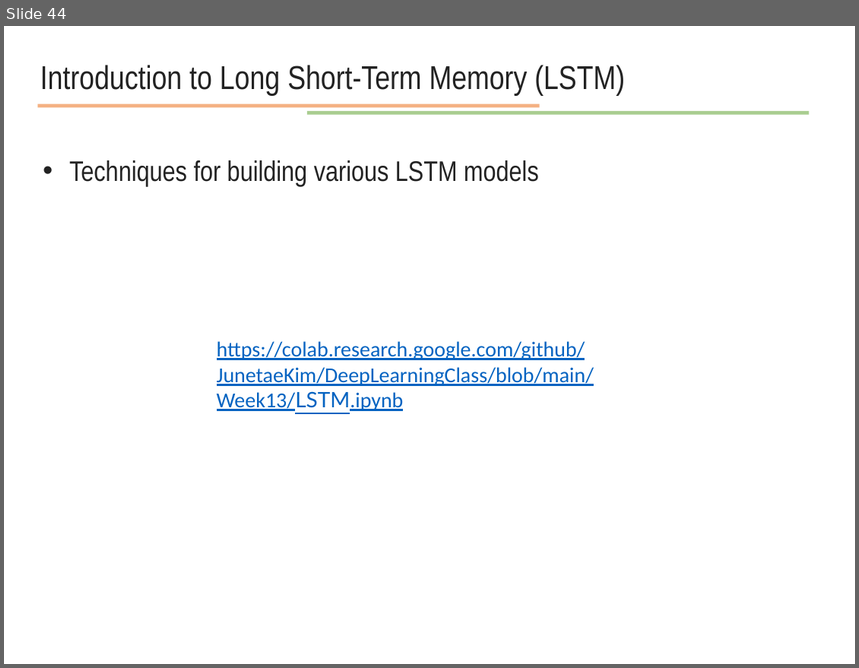
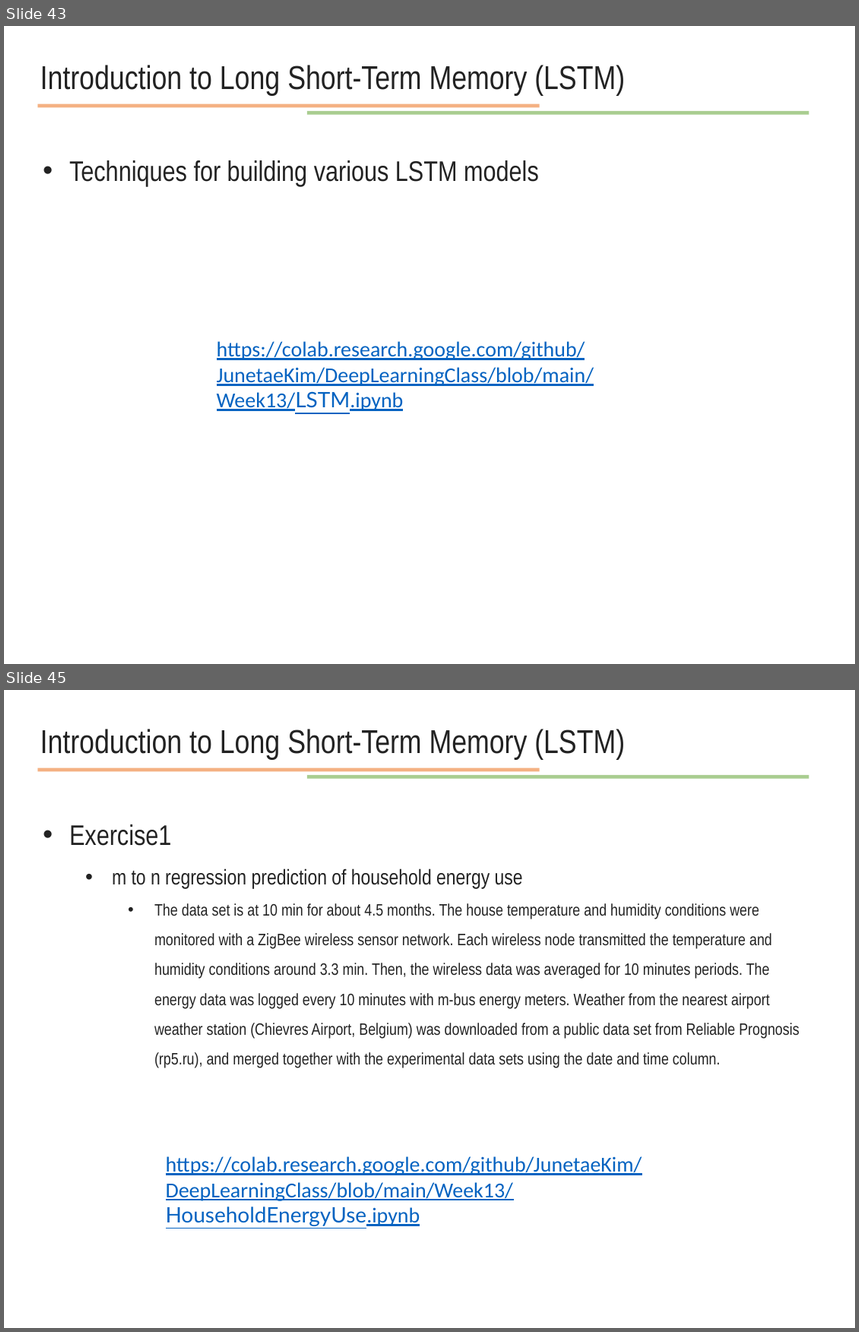
Before and after one commit to JunetaeKim/DeepLearningClass, a slide deck: Week13/week13 time series and sequential data.pptx. Shown one above the other, each under a label of ours: slide 44 before the commit, slides 43 and 45 after it; the slides between them are not shown. The pictures are 859x668 and 859x1332 pixels, drawn with LibreOffice and Linux fonts; fonts in the diff are those of the drawing. Boxes give left, top, right and bottom in pixels: in the first picture for what was removed or moved away, otherwise in the second. Text is boxed around its words. In the diff, an @@ line names an element or a change of style, - is before the commit and + after.

```diff
--- a/Week13/week13 time series and sequential data.pptx
+++ b/Week13/week13 time series and sequential data.pptx
@@ slide 45 added at <box>4,690,855,1328</box>, background #FFFFFF @@
@@ text added at <box>40,729,625,760</box>, 28 pt, text #222222 @@
+Introduction to Long Short-Term Memory (LSTM)
@@ line added from (38, 770) to (539, 770), #ED7D31 3 pt @@
@@ line added from (307, 777) to (810, 777), #70AD47 3 pt @@
@@ text added at <box>69,825,800,1068</box>, 14 pt, text #222222 @@
+• Exercise1
+  • m to n regression prediction of household energy use
+    • The data set is at 10 min for about 4.5 months. The house temperature and humidity conditions were monitored with a ZigBee wireless sensor network. Each wireless node transmitted the temperature and humidity conditions around 3.3 min. Then, the wireless data was averaged for 10 minutes periods. The energy data was logged every 10 minutes with m-bus energy meters. Weather from the nearest airport weather station (Chievres Airport, Belgium) was downloaded from a public data set from Reliable Prognosis (rp5.ru), and merged together with the experimental data sets using the date and time column.
@@ text added at <box>166,1157,642,1227</box>, 18 pt, text #0563C1, underline @@
+https://colab.research.google.com/github/JunetaeKim/DeepLearningClass/blob/main/Week13/HouseholdEnergyUse.ipynb
@@ what was slide 44 is now slide 43 @@
```
Also in this commit, not shown: 6 other slides added, 2 slides removed, 3 other files.
